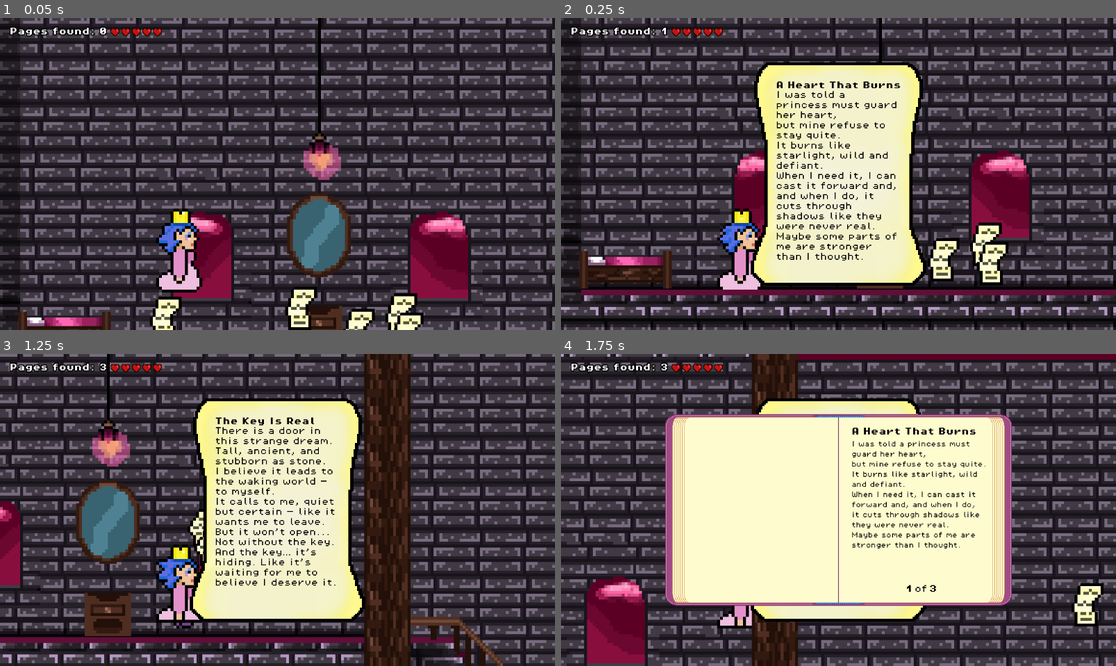
Above: before the commit, frames 1-4 (two rows, left to right).
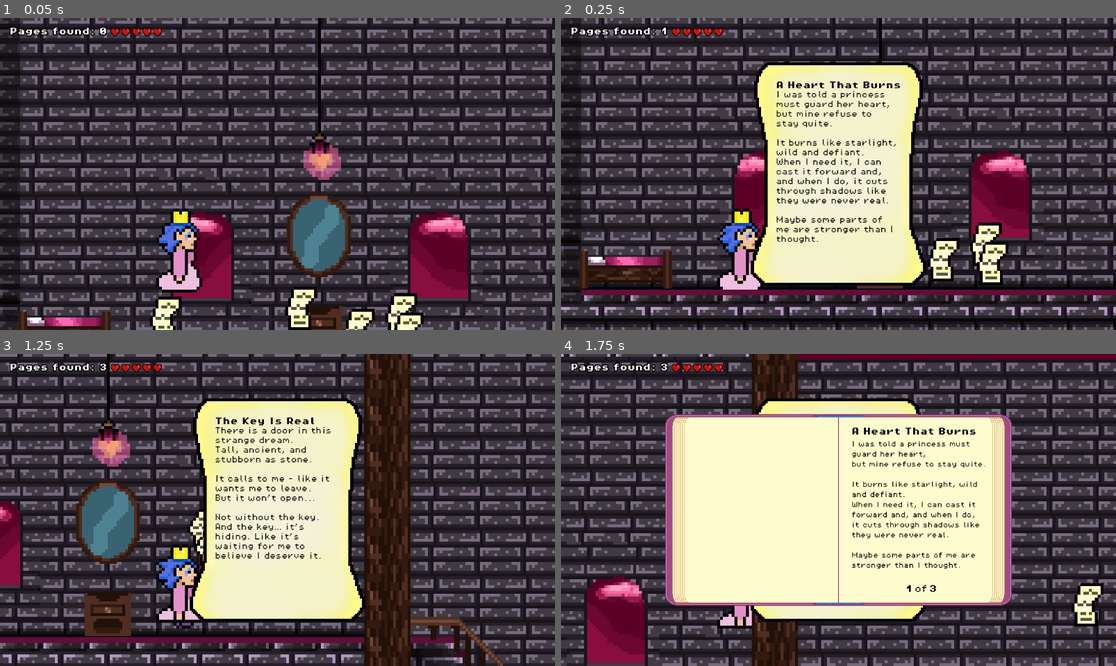
Above: after the commit, the same moments.

Repository: Gert1337/Game1
Game: Godot game, scene res://scenes/game.tscn
Same seed, same stepped clock (60 frames per second), same inputs: the game is played once before the commit and once after it.
Inputs:
- Up to frame 1 (0.05 s): no input
- Up to frame 2 (0.25 s): no input
- Up to frame 3 (1.25 s): hold Right (move_right) from 0.53 s (still down); tap C (CloseDiaryPage) at 0.6 s; tap Space (jump) at 0.77 s
- Up to frame 4 (1.75 s): keep holding Right (move_right); tap B (Open Diary) at 1.35 s; tap Space (jump) at 1.52 s

Frame 1 is identical in both runs. In frame 2, 3.7% of the frame differs, in the area x 38-61%, y 23-78%; in frame 3, 3.4%; in frame 4, 1.8%.

Commit message:
make diary notes easyer to read

Diff:
--- a/scenes/dialog.tscn
+++ b/scenes/dialog.tscn
@@ -70,7 +70,7 @@
 theme_override_colors/font_color = Color(0, 0, 0, 0.994)
 theme_override_constants/line_spacing = 5
 theme_override_fonts/font = ExtResource("3_auqi6")
-theme_override_font_sizes/font_size = 16
+theme_override_font_sizes/font_size = 14
 text = "hi"
 autowrap_mode = 2
 clip_text = true
--- a/scripts/diary_page.gd
+++ b/scripts/diary_page.gd
@@ -7,25 +7,34 @@
 var diary_notes = [
 	{"title": "A Heart That Burns", "text": "I was told a princess must guard her heart,
 	but mine refuse to stay quite.
+
 	It burns like starlight, wild and defiant.
 	When I need it, I can cast it forward and, and when I do, it cuts through shadows like they were never real.
+
 	Maybe some parts of me are stronger than I thought."},
 	{"title": "The Key Is Real", "text": "There is a door in this strange dream.
 	Tall, ancient, and stubborn as stone.
-	I believe it leads to the waking world — to myself.
-	It calls to me, quiet but certain — like it wants me to leave.
-	But it won’t open... Not without the key.
+
+	It calls to me - like it wants me to leave.
+	But it won’t open...
+
+	Not without the key.
 	And the key… it’s hiding. Like it’s waiting for me to believe I deserve it."},
 	{"title": "When I Let Go, I Breathe", "text": "This place takes pieces of me.
-	But when I rest — just rest — I feel something return.
+	But when I rest, I feel something return.
+
 	I sat down today, and the silence wrapped around me like a soft cloak.
 	I think I felt whole again, even just for a moment.
+
 	Maybe stillness can be healing."},
 	{"title": "Love has weight", "text": "Some paths lead nowhere, some crumble beneath my feet.
+
 	But I have learned this:
 	The stones that seem lifeless may only be sleeping.
+
 	When I sat down, and shared my love,
 	it stirred — not from force, but from my best wishes.
+
 	Even here, love has weight."},
 	{"title": "The Truth", "text": "The final note, everything makes sense now!"},
 	{"title": "The Truth", "text": "The final note, everything makes sense now!"}
